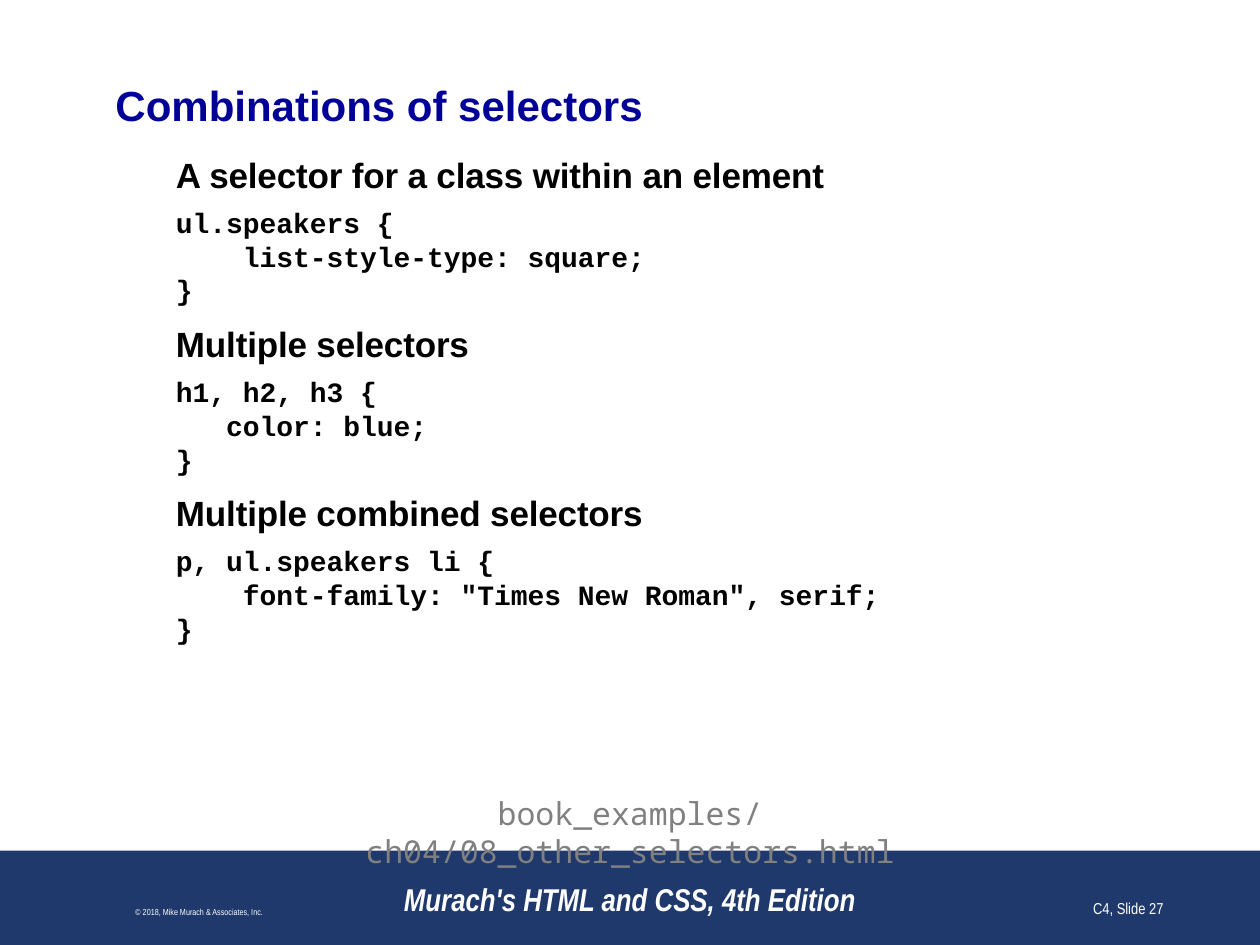
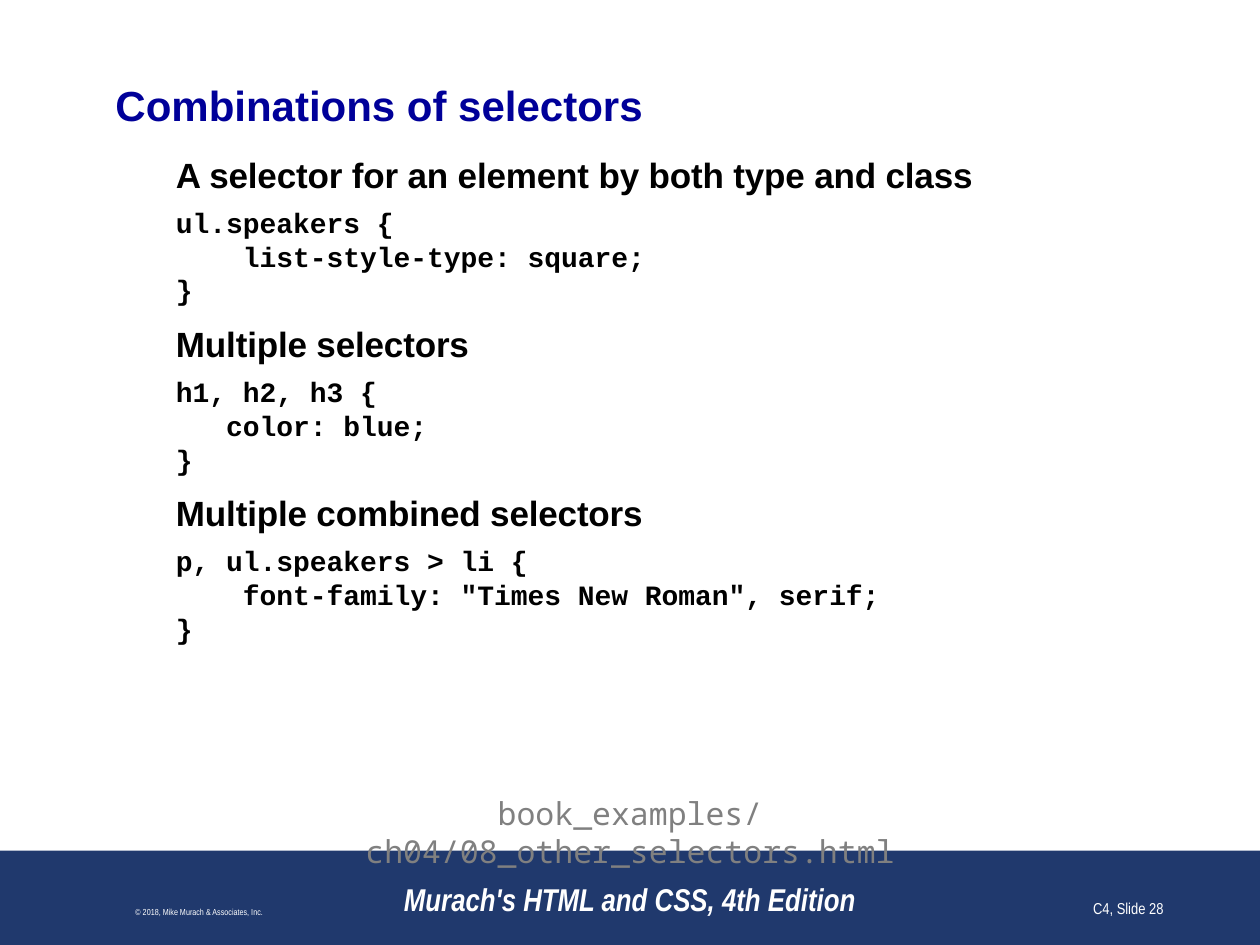
Before and after one commit to paulsmithkc/awd1000_base_lab_and_homework, a slide deck: slide 28 of murach_html_4e/slides/Chapter 4 slides (Revised).pptx (slide 27 before the commit). Drawn at 1260x945 pixels with LibreOffice and Linux fonts; fonts in the diff are those of the drawing; background and template pictures are left out. Boxes give left, top, right and bottom in pixels: in the first picture for what was removed or moved away, otherwise in the second. Text is boxed around its words. In the diff, an @@ line names an element or a change of style, - is before the commit and + after.

```diff
--- a/murach_html_4e/slides/Chapter 4 slides (Revised).pptx
+++ b/murach_html_4e/slides/Chapter 4 slides (Revised).pptx
@@ text at [176,162,973,195]: text changed @@
-A selector for a class within an element
+A selector for an element by both type and class
@@ text at [176,552,495,577]: text changed @@
-p, ul.speakers li {
+p, ul.speakers > li {
@@ page number at [1093,902,1163,916]: text changed @@
-C4, Slide 27
+C4, Slide 28
```
Also in this commit, not shown: 20 other slides changed, 1 slide added, 5 slides removed.
